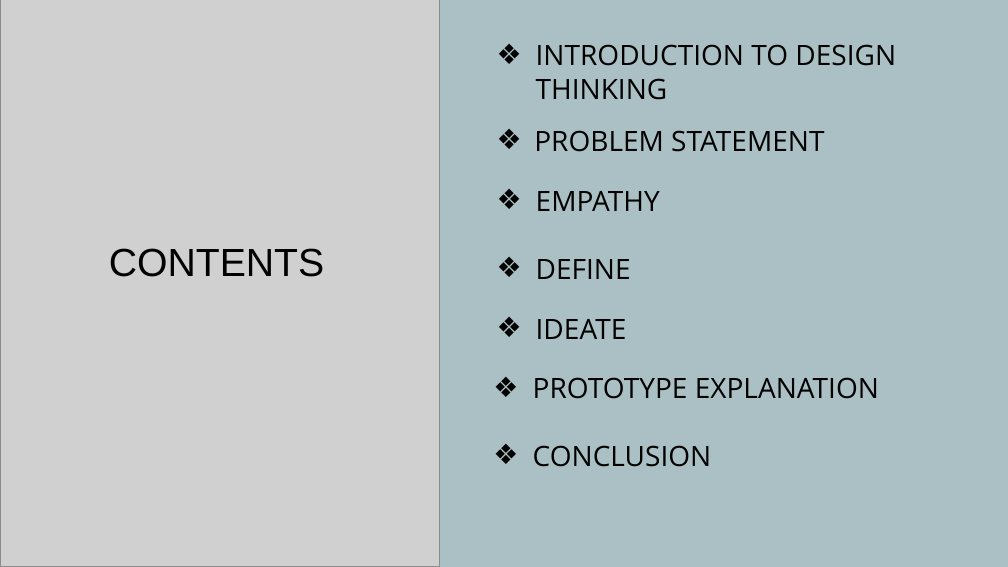
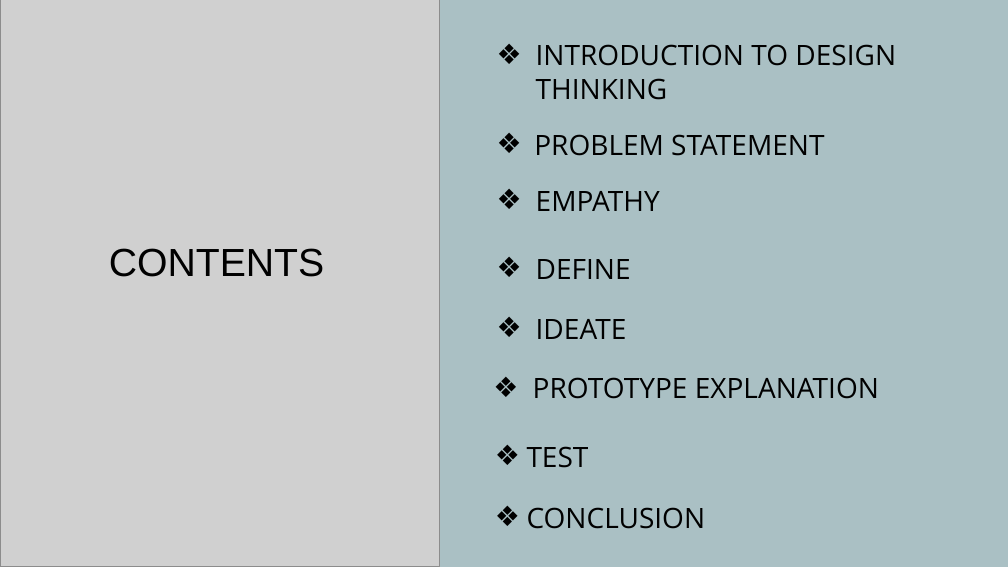
Before and after one commit to hemanthkumar29/design-think-website, a slide deck: slide 3 of public/team_presentations/team_13_presentation.pptx. Drawn at 1008x567 pixels with LibreOffice and Linux fonts; fonts in the diff are those of the drawing; grey boxes stand for pictures. Boxes give left, top, right and bottom in pixels: in the first picture for what was removed or moved away, otherwise in the second. Text is boxed around its words. In the diff, an @@ line names an element or a change of style, - is before the commit and + after.

```diff
--- a/public/team_presentations/team_13_presentation.pptx
+++ b/public/team_presentations/team_13_presentation.pptx
@@ subtitle "PROBLEM STATEMENT": place and size @@
-subtitle "PROBLEM STATEMENT" at <box>534,130,824,152</box>
+subtitle "PROBLEM STATEMENT" at <box>534,134,824,156</box>
@@ text added at <box>527,446,589,468</box>, 20 pt, text #000000 @@
+❖ TEST
@@ subtitle at <box>533,445,712,467</box>: paragraph removed @@
-❖ CONCLUSION
@@ text added at <box>527,507,706,529</box>, 20 pt, text #000000 @@
+❖ CONCLUSION
```
Also in this commit, not shown: 1 other slide changed, 3 slides added, 1 slide removed, 1 other file.
